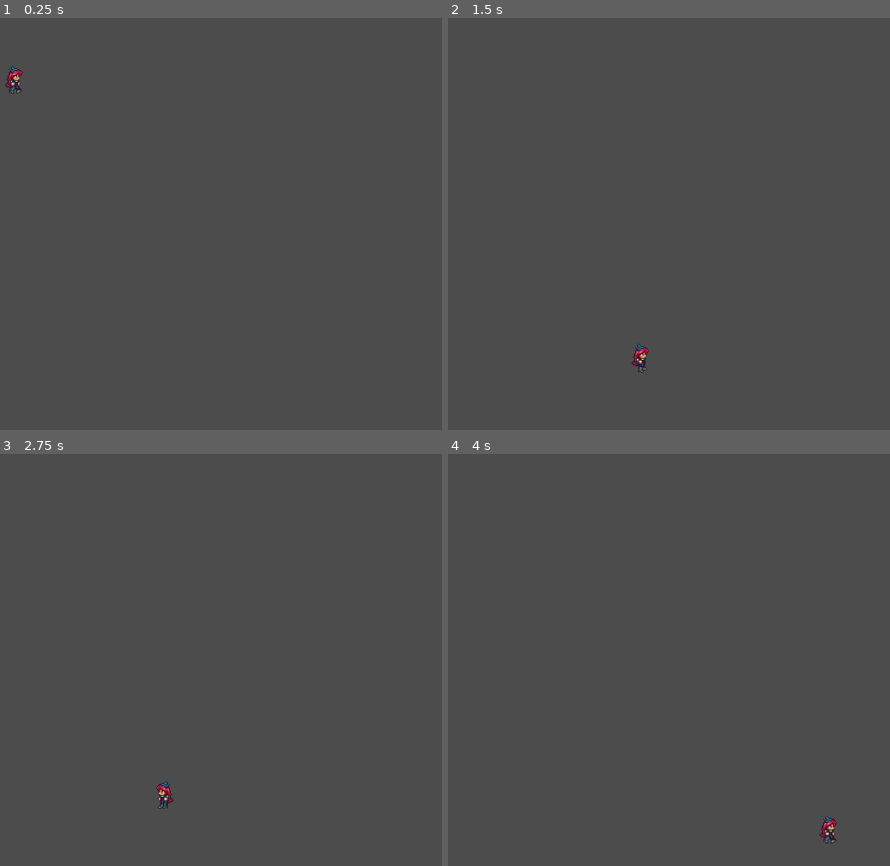
Above: before the commit, frames 1-4 (two rows, left to right).
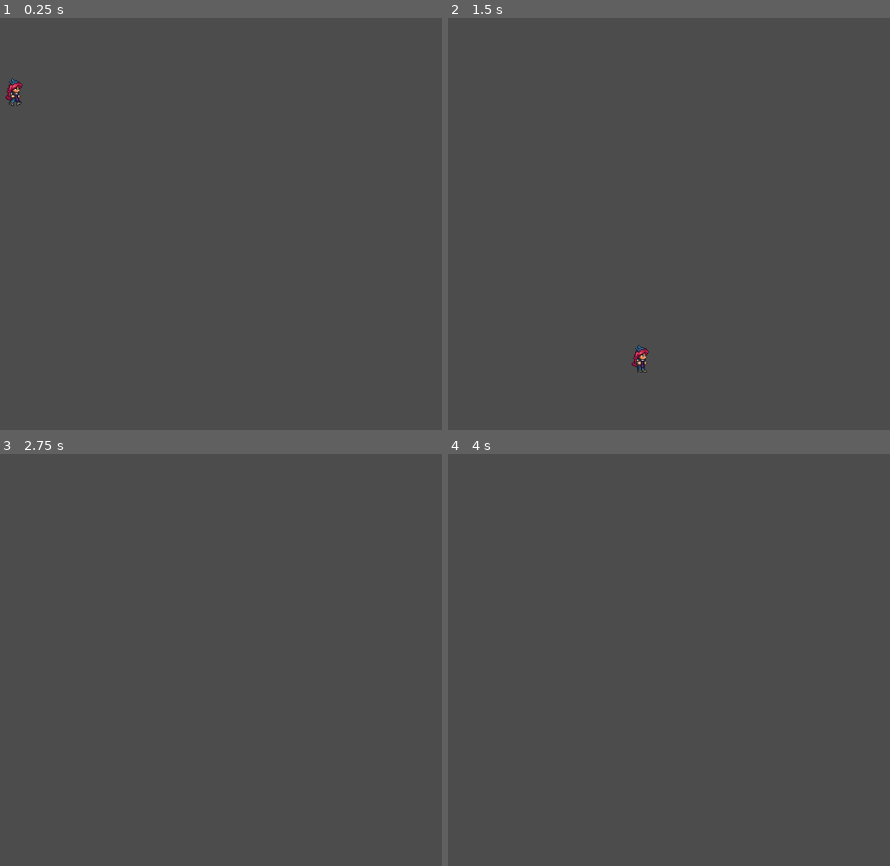
Above: after the commit, the same moments.

Repository: crazynds/JogoTipoMario
Game: Godot game, scene res://scene/Teste.tscn
The game is run twice, just before and just after one commit, with the same random seed, the same clock (stepped at 60 frames per second) and the same inputs.
Inputs:
- Up to frame 1 (0.25 s): no input
- Up to frame 2 (1.5 s): hold D (ui_right) from 0.53 s (still down); tap W (ui_up) at 0.77 s
- Up to frame 3 (2.75 s): tap W (ui_up) at 1.52 s; release D (ui_right) at 2.03 s; hold A (ui_left) from 2.03 s (still down)
- Up to frame 4 (4 s): release A (ui_left) at 2.78 s; hold D (ui_right) from 2.78 s (still down); tap W (ui_up) at 3.02, 3.77 s

The runs differ from the first frame. In frame 1, 0.3% of the frame differs, in the area x 1-6%, y 11-22%; in frame 2, 0.1%; in frame 3, 0.2%; in frame 4, 0.2%.

Commit message:
feito algumas mudanças da jogabilidade do personagem

Diff:
--- a/project.godot
+++ b/project.godot
@@ -63,7 +63,8 @@
 }
 ui_down={
 "deadzone": 0.5,
-"events": [  ]
+"events": [ Object(InputEventKey,"resource_local_to_scene":false,"resource_name":"","device":0,"alt":false,"shift":false,"control":false,"meta":false,"command":false,"pressed":false,"scancode":83,"unicode":0,"echo":false,"script":null)
+ ]
 }
 ui_page_up={
 "deadzone": 0.5,
--- a/scripts/Teste.gd
+++ b/scripts/Teste.gd
@@ -2,8 +2,8 @@
 
 var velocity = Vector2(0,0)
 var run_speed = 350
-var jump_speed = -700
-var gravity = 2500
+var jump_speed = -800
+var gravity = 3200
 var doubleJump = true
 var lado = 'dir'
 
@@ -14,22 +14,32 @@
 
 
 func _process(delta):
-	velocity.y += gravity * delta
-	get_input()
+	get_input(delta)
 	velocity = move_and_slide(velocity, Vector2(0, -1))
 
-func get_input():
+func get_input(delta):
 	velocity.x=0;
 	var right = Input.is_action_pressed('ui_right')
 	var left = Input.is_action_pressed('ui_left')
 	var jump = Input.is_action_just_pressed('ui_up')
+	var down = Input.is_action_just_pressed('ui_down')
+	var onFloor = is_on_floor()
 	var auxJump = doubleJump
 
+	#Down increment speed
+	if down and !onFloor:
+		velocity.y += gravity*delta*30;
+	else:
+		velocity.y += gravity*delta;
+
+	#Right and left controll
 	if left:
 		velocity.x-=run_speed
 	if right:
 		velocity.x+=run_speed
-	if is_on_floor():
+
+	#Double jump
+	if onFloor:
 		doubleJump=true;
 		if jump:
 			velocity.y=jump_speed
